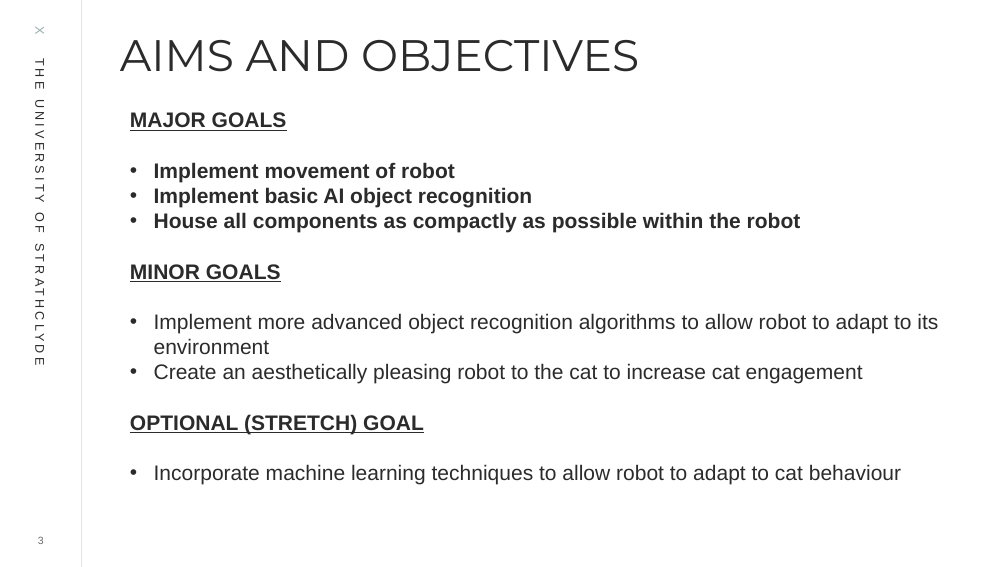
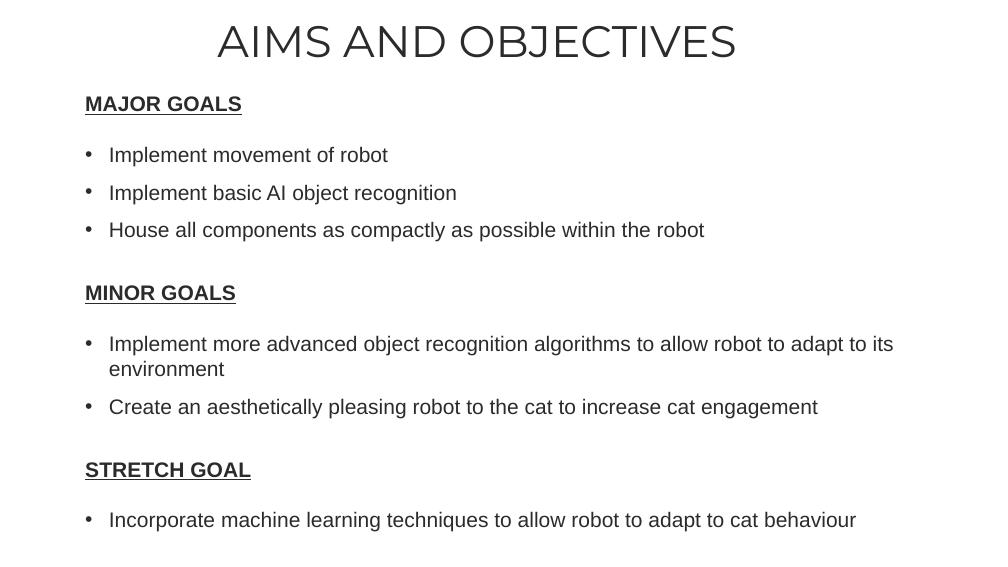
Before and after one commit to jackstorrie/Jack-Storrie-CES-Project, a slide deck: slide 3 of ProjectPosterPresentation.pptx. Drawn at 1008x567 pixels with LibreOffice and Linux fonts; fonts in the diff are those of the drawing. Boxes give left, top, right and bottom in pixels: in the first picture for what was removed or moved away, otherwise in the second. Text is boxed around its words. In the diff, an @@ line names an element or a change of style, - is before the commit and + after.

```diff
--- a/ProjectPosterPresentation.pptx
+++ b/ProjectPosterPresentation.pptx
@@ text removed at (33,27,395,178) @@
-X THE UNIVERSITY OF STRATHCLYDE
@@ line removed from (82, 0) to (82, 567) @@
@@ text "AIMS AND OBJECTIVES": place and size @@
-text "AIMS AND OBJECTIVES" at (120,40,639,72)
+text "AIMS AND OBJECTIVES" at (217,26,737,58)
@@ text "MAJOR GOALS": place and size @@
-text "MAJOR GOALS" at (130,112,938,485)
+text "MAJOR GOALS" at (85,96,894,532)
@@ text at (109,146,894,418): bold off in "Implement movement of robot", "Implement basic AI object recognition", "House all components as compactly as possible ..."; more space between paragraphs @@
@@ text at (85,462,251,480): text changed @@
-OPTIONAL (STRETCH) GOAL
+STRETCH GOAL
@@ page number removed at (38,536,44,544) @@
-3
```
Also in this commit, not shown: 3 other slides changed, 3 slides added, 2 slides removed, 9 other files.
